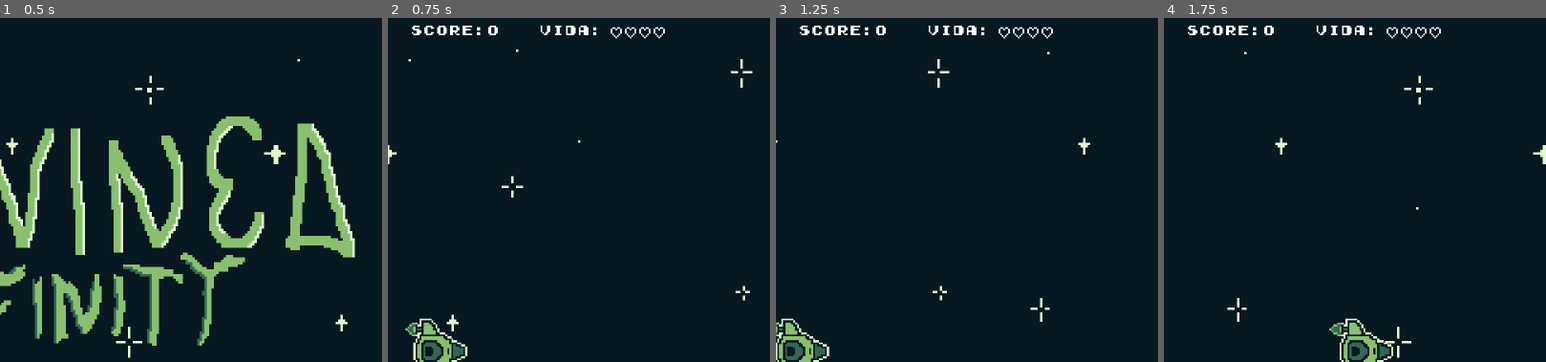
Above: before the commit, frames 1-4 (left to right).
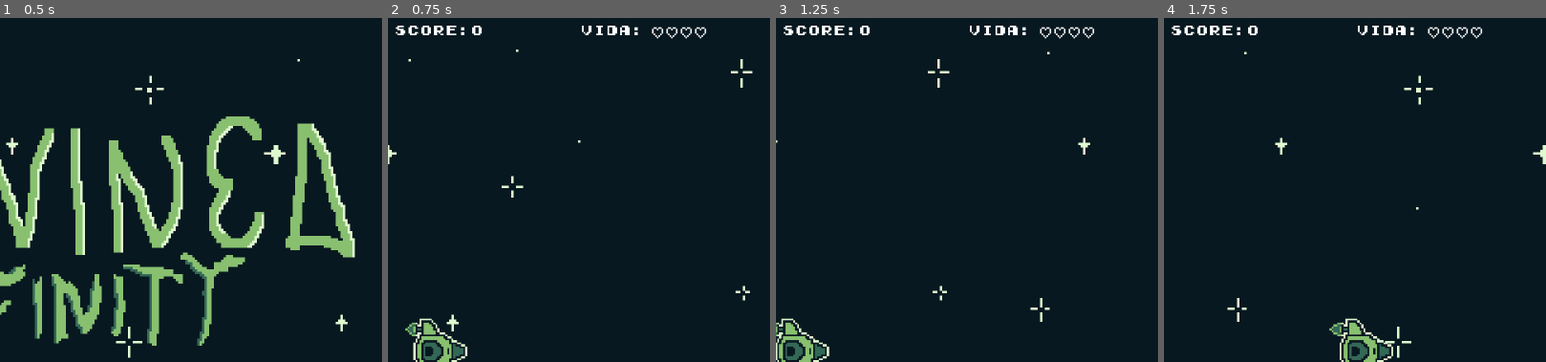
Above: after the commit, the same moments.

Repository: kawasousa/NavineaInfinity
Game: Godot game, scene res://scenes/start_menu.tscn
Same seed, same stepped clock (60 frames per second), same inputs: the game is played once before the commit and once after it.
Inputs:
- Up to frame 1 (0.5 s): no input
- Up to frame 2 (0.75 s): click "Novo Jogo" at 0.5 s
- Up to frame 3 (1.25 s): no input
- Up to frame 4 (1.75 s): hold Right (ui_right) from 1.28 s (still down); tap K (shoot) at 1.35 s
The pictures show only the part of the screen within x 30-80%, y 2-52%; the shares and areas given below are measured in that part.

Frame 1 is identical in both runs. In frame 2, 1.3% of the frame differs, in the area x 2-84%, y 2-7%; in frame 3, 1.3%; in frame 4, 1.3%.

Commit message:
high score added

Diff:
--- a/Navinea Infinity/project.godot
+++ b/Navinea Infinity/project.godot
@@ -23,6 +23,7 @@
 
 window/size/viewport_width=960
 window/size/viewport_height=864
+window/size/mode=2
 window/stretch/mode="viewport"
 
 [input]
--- a/Navinea Infinity/scenes/game_over_menu.tscn
+++ b/Navinea Infinity/scenes/game_over_menu.tscn
@@ -1,106 +1,133 @@
-[gd_scene load_steps=10 format=3 uid="uid://dv4ua640tlm6o"]
+[gd_scene load_steps=12 format=3 uid="uid://dv4ua640tlm6o"]
 
-[ext_resource type="Shader" path="res://shader/start_menu_bg.gdshader" id="1_fbuwd"]
-[ext_resource type="Texture2D" uid="uid://cp8ov6sftk706" path="res://assets/background.png" id="1_jp1qi"]
 [ext_resource type="Script" path="res://scripts/game_over_menu.gd" id="1_rbyxm"]
 [ext_resource type="Texture2D" uid="uid://dtfiij6mhsi60" path="res://assets/game_over_screen.png" id="2_v5y55"]
 [ext_resource type="Theme" uid="uid://cmwgba5ocfaeu" path="res://themes/game_over.tres" id="3_cqc4q"]
+[ext_resource type="FontFile" uid="uid://bo7ehhwxixleb" path="res://fonts/Early GameBoy.ttf" id="4_054d1"]
 
-[sub_resource type="ShaderMaterial" id="ShaderMaterial_13ggf"]
-shader = ExtResource("1_fbuwd")
-shader_parameter/vel = -0.25
-
-[sub_resource type="Animation" id="Animation_73t8q"]
+[sub_resource type="Animation" id="Animation_pst2x"]
 length = 0.001
 tracks/0/type = "value"
 tracks/0/imported = false
 tracks/0/enabled = true
-tracks/0/path = NodePath("../game_over_rect:position")
+tracks/0/path = NodePath(".:position")
 tracks/0/interp = 1
 tracks/0/loop_wrap = true
 tracks/0/keys = {
 "times": PackedFloat32Array(0),
 "transitions": PackedFloat32Array(1),
 "update": 0,
-"values": [Vector2(0, -50)]
+"values": [Vector2(0, -6.134)]
 }
 
-[sub_resource type="Animation" id="Animation_g0a6x"]
+[sub_resource type="Animation" id="Animation_e84m7"]
 resource_name = "floating"
+length = 1.5
 loop_mode = 2
 tracks/0/type = "value"
 tracks/0/imported = false
 tracks/0/enabled = true
-tracks/0/path = NodePath("../game_over_rect:position")
+tracks/0/path = NodePath(".:position")
 tracks/0/interp = 1
 tracks/0/loop_wrap = true
 tracks/0/keys = {
-"times": PackedFloat32Array(0, 1),
+"times": PackedFloat32Array(0, 1.5),
 "transitions": PackedFloat32Array(1, 1),
 "update": 0,
-"values": [Vector2(0, -15), Vector2(0, 0)]
+"values": [Vector2(0, -18.634), Vector2(0, 6.366)]
 }
 
-[sub_resource type="AnimationLibrary" id="AnimationLibrary_gtbv5"]
+[sub_resource type="AnimationLibrary" id="AnimationLibrary_0i2ik"]
 _data = {
-"RESET": SubResource("Animation_73t8q"),
-"floating": SubResource("Animation_g0a6x")
+"RESET": SubResource("Animation_pst2x"),
+"floating": SubResource("Animation_e84m7")
 }
+
+[sub_resource type="StyleBoxTexture" id="StyleBoxTexture_22gnj"]
+
+[sub_resource type="StyleBoxTexture" id="StyleBoxTexture_7jd1x"]
+
+[sub_resource type="StyleBoxTexture" id="StyleBoxTexture_jm3wy"]
+
+[sub_resource type="StyleBoxTexture" id="StyleBoxTexture_chm5m"]
 
 [node name="game_over_menu" type="CanvasLayer"]
 process_mode = 3
 script = ExtResource("1_rbyxm")
 
-[node name="background" type="TextureRect" parent="."]
-visible = false
-texture_repeat = 2
-material = SubResource("ShaderMaterial_13ggf")
-anchors_preset = 15
-anchor_right = 1.0
-anchor_bottom = 1.0
-grow_horizontal = 2
-grow_vertical = 2
-texture = ExtResource("1_jp1qi")
-
 [node name="game_over_rect" type="TextureRect" parent="."]
 anchors_preset = 15
 anchor_right = 1.0
 anchor_bottom = 1.0
-offset_top = -6.13385
-offset_bottom = -6.13385
+offset_top = -6.134
+offset_bottom = -13.134
 grow_horizontal = 2
 grow_vertical = 2
 texture = ExtResource("2_v5y55")
 
 [node name="floating_animation" type="AnimationPlayer" parent="game_over_rect"]
-reset_on_save = false
-root_node = NodePath("../../background")
 libraries = {
-"": SubResource("AnimationLibrary_gtbv5")
+"": SubResource("AnimationLibrary_0i2ik")
 }
 
-[node name="CenterContainer" type="CenterContainer" parent="."]
-anchors_preset = 15
-anchor_right = 1.0
-anchor_bottom = 1.0
-offset_top = 302.0
-grow_horizontal = 2
-grow_vertical = 2
-
-[node name="VBoxContainer" type="VBoxContainer" parent="CenterContainer"]
-layout_mode = 2
+[node name="VBoxContainer" type="VBoxContainer" parent="."]
+offset_left = 363.0
+offset_top = 519.0
+offset_right = 596.0
+offset_bottom = 577.0
 theme_override_constants/separation = 20
 
-[node name="restart" type="Button" parent="CenterContainer/VBoxContainer"]
+[node name="restart" type="Button" parent="VBoxContainer"]
 layout_mode = 2
 theme = ExtResource("3_cqc4q")
 text = "tentar novamente"
 
-[node name="quit_to_menu" type="Button" parent="CenterContainer/VBoxContainer"]
+[node name="quit_to_menu" type="Button" parent="VBoxContainer"]
 layout_mode = 2
 theme = ExtResource("3_cqc4q")
 text = "menu inicial"
 
-[connection signal="pressed" from="CenterContainer/VBoxContainer/restart" to="." method="_on_resume_pressed"]
-[connection signal="pressed" from="CenterContainer/VBoxContainer/restart" to="." method="_on_restart_pressed"]
-[connection signal="pressed" from="CenterContainer/VBoxContainer/quit_to_menu" to="." method="_on_quit_to_menu_pressed"]
+[node name="high_score" type="Label" parent="."]
+offset_left = 392.0
+offset_top = 717.0
+offset_right = 544.0
+offset_bottom = 737.0
+theme_override_colors/font_color = Color(0.878431, 0.972549, 0.815686, 1)
+theme_override_fonts/font = ExtResource("4_054d1")
+text = "recorde: 0"
+
+[node name="new_high_score" type="Node2D" parent="."]
+
+[node name="high_score_user" type="TextEdit" parent="new_high_score"]
+offset_left = 357.0
+offset_top = 753.0
+offset_right = 591.0
+offset_bottom = 788.0
+theme_override_fonts/font = ExtResource("4_054d1")
+placeholder_text = "seu nome"
+selecting_enabled = false
+drag_and_drop_selection_enabled = false
+middle_mouse_paste_enabled = false
+draw_control_chars = true
+
+[node name="set_new_high_score_player" type="Button" parent="new_high_score"]
+offset_left = 368.0
+offset_top = 800.0
+offset_right = 560.0
+offset_bottom = 835.0
+theme_override_colors/font_color = Color(0.878431, 0.972549, 0.815686, 1)
+theme_override_colors/font_pressed_color = Color(0.878431, 0.972549, 0.815686, 1)
+theme_override_colors/font_hover_color = Color(0.533333, 0.752941, 0.439216, 1)
+theme_override_colors/font_focus_color = Color(0.533333, 0.752941, 0.439216, 1)
+theme_override_fonts/font = ExtResource("4_054d1")
+theme_override_styles/normal = SubResource("StyleBoxTexture_22gnj")
+theme_override_styles/hover = SubResource("StyleBoxTexture_7jd1x")
+theme_override_styles/pressed = SubResource("StyleBoxTexture_jm3wy")
+theme_override_styles/focus = SubResource("StyleBoxTexture_chm5m")
+text = "novo recorde"
+
+[connection signal="pressed" from="VBoxContainer/restart" to="." method="_on_restart_pressed"]
+[connection signal="pressed" from="VBoxContainer/restart" to="." method="_on_resume_pressed"]
+[connection signal="pressed" from="VBoxContainer/quit_to_menu" to="." method="_on_quit_to_menu_pressed"]
+[connection signal="pressed" from="new_high_score/set_new_high_score_player" to="." method="_on_button_pressed"]
+[connection signal="pressed" from="new_high_score/set_new_high_score_player" to="." method="_on_set_new_high_score_player_pressed"]
--- /dev/null
+++ b/Navinea Infinity/scenes/hud.tscn
@@ -0,0 +1,25 @@
+[gd_scene load_steps=3 format=3 uid="uid://c2us8qxbbrurn"]
+
+[ext_resource type="FontFile" uid="uid://bo7ehhwxixleb" path="res://fonts/Early GameBoy.ttf" id="1_27rfc"]
+[ext_resource type="Script" path="res://scripts/hud.gd" id="1_e05ph"]
+
+[node name="hud" type="CanvasLayer"]
+script = ExtResource("1_e05ph")
+
+[node name="score" type="Label" parent="."]
+offset_left = 299.0
+offset_top = 20.0
+offset_right = 483.0
+offset_bottom = 40.0
+size_flags_horizontal = 4
+size_flags_vertical = 0
+theme_override_fonts/font = ExtResource("1_27rfc")
+text = "score: 99999"
+
+[node name="hit_points" type="Label" parent="."]
+offset_left = 533.0
+offset_top = 20.0
+offset_right = 661.0
+offset_bottom = 40.0
+theme_override_fonts/font = ExtResource("1_27rfc")
+text = "hp: <<<<"
--- a/Navinea Infinity/scenes/level.tscn
+++ b/Navinea Infinity/scenes/level.tscn
@@ -4,7 +4,7 @@
 [ext_resource type="Texture2D" uid="uid://cp8ov6sftk706" path="res://assets/background.png" id="1_ssecl"]
 [ext_resource type="PackedScene" uid="uid://bdmeuno5tx0gb" path="res://scenes/ship.tscn" id="2_eng7i"]
 [ext_resource type="Shader" path="res://shader/level.gdshader" id="2_i8qum"]
-[ext_resource type="FontFile" uid="uid://bo7ehhwxixleb" path="res://fonts/Early GameBoy.ttf" id="6_02kwh"]
+[ext_resource type="PackedScene" uid="uid://c2us8qxbbrurn" path="res://scenes/hud.tscn" id="5_3248w"]
 [ext_resource type="PackedScene" uid="uid://dv4ua640tlm6o" path="res://scenes/game_over_menu.tscn" id="7_xl6ra"]
 
 [sub_resource type="ShaderMaterial" id="ShaderMaterial_dmqfg"]
@@ -41,36 +41,14 @@
 [node name="increase_ast_speed_timer" type="Timer" parent="."]
 autostart = true
 
-[node name="hud" type="CanvasLayer" parent="."]
+[node name="Canvas" type="Node2D" parent="."]
 
-[node name="CenterContainer" type="CenterContainer" parent="hud"]
-anchors_preset = 10
-anchor_right = 1.0
-offset_top = 20.0
-offset_bottom = 40.0
-grow_horizontal = 2
+[node name="hud" parent="Canvas" instance=ExtResource("5_3248w")]
 
-[node name="HBoxContainer" type="HBoxContainer" parent="hud/CenterContainer"]
-custom_minimum_size = Vector2(500, 0)
-layout_mode = 2
-theme_override_constants/separation = 50
-alignment = 1
+[node name="game_over_menu" parent="Canvas" instance=ExtResource("7_xl6ra")]
+visible = false
 
-[node name="score" type="Label" parent="hud/CenterContainer/HBoxContainer"]
-unique_name_in_owner = true
-layout_mode = 2
-size_flags_horizontal = 4
-size_flags_vertical = 0
-theme_override_fonts/font = ExtResource("6_02kwh")
-text = "score: 0"
-
-[node name="hit_points" type="Label" parent="hud/CenterContainer/HBoxContainer"]
-layout_mode = 2
-theme_override_fonts/font = ExtResource("6_02kwh")
-text = "hp = 4"
-
-[node name="game_over_menu" parent="." instance=ExtResource("7_xl6ra")]
-visible = false
+[node name="explosion_group" type="Node2D" parent="."]
 
 [connection signal="timeout" from="asteroid_spawn_timer" to="." method="_on_asteroid_spawn_timer_timeout"]
 [connection signal="timeout" from="increase_ast_speed_timer" to="." method="_on_increase_ast_speed_timer_timeout"]
--- a/Navinea Infinity/scripts/Global.gd
+++ b/Navinea Infinity/scripts/Global.gd
@@ -1,6 +1,45 @@
 extends Node
 
 var level_node: Level
-var ship_node = null
+var player_node = null
 var explosion_node = null
 var game_over: bool = false
+var high_score: int = 0
+var high_score_player: String = ""
+var new_high_score: bool = false
+var player_score: int = 0
+var max_player_hp: int = 4
+var player_hp: int = max_player_hp
+
+func _process(_delta):
+	update_high_score()
+	update_player_hp()
+	set_new_high_score()
+
+func add_points(points: int) -> void:
+	player_score += points
+
+func update_high_score() -> void:
+	high_score = max(high_score, player_score)
+
+func add_player_hp() -> void:
+	player_hp += 1
+
+func subtract_player_hp() -> void:
+	player_hp -= 1
+	player_node.play_damage_animation()
+
+func update_player_hp() -> void:
+	player_hp = max(player_hp, 0)
+	if player_hp == 0:
+		game_over = true
+
+func restart_game_values() -> void:
+	game_over = false
+	player_hp = max_player_hp
+	player_score = 0
+	new_high_score = false
+
+func set_new_high_score() -> void:
+	if player_score >= high_score:
+		new_high_score = true
--- a/Navinea Infinity/scripts/asteroid.gd
+++ b/Navinea Infinity/scripts/asteroid.gd
@@ -5,7 +5,7 @@
 var chosen_asteroid_index: int
 var speed: int = 0
 var points_by_asteroid: int = 0
-
+const EXPLOSION = preload("res://scenes/explosion.tscn")
 
 func _ready():
 	choose_random_asteroid()
@@ -17,7 +17,7 @@
 ## Verifica se a nave bateu no asteroid
 func _on_body_entered(body):
 	if body.is_in_group("Player"):
-		Global.level_node.subtract_ship_life()
+		Global.subtract_player_hp()
 		queue_free()
 
 ## Verifica se o tiro bateu no asteroid
@@ -25,9 +25,11 @@
 	if area.is_in_group("PlayerProjectiles"):
 		area.queue_free()
 		queue_free()
-		Global.level_node.add_points(points_by_asteroid)
-		## Dá play na animação da explosão quando o asteroide for destruido
-		#Global.level_node.show_explosion_animation(global_position)
+		var explosion = EXPLOSION.instantiate()
+		get_parent().get_parent().get_node("explosion_group").add_child(explosion)
+		explosion.global_position = global_position
+		Global.explosion_node.show_explosion_animation(global_position)
+		Global.add_points(points_by_asteroid)
 
 ## Apaga o asteroid se ele sai da tela
 func _on_visible_on_screen_notifier_2d_screen_exited():
--- a/Navinea Infinity/scripts/explosion.gd
+++ b/Navinea Infinity/scripts/explosion.gd
@@ -12,3 +12,7 @@
 func play_animation():
 	show()
 	play("explosion")
+
+func show_explosion_animation(asteroid_global_position) -> void:
+	Global.explosion_node.global_position = asteroid_global_position
+	Global.explosion_node.play_animation()
--- a/Navinea Infinity/scripts/game_over_menu.gd
+++ b/Navinea Infinity/scripts/game_over_menu.gd
@@ -1,22 +1,57 @@
 extends CanvasLayer
 
-@onready var animation_player = $game_over_rect/floating_animation
-@onready var restart = $CenterContainer/VBoxContainer/restart
-@onready var ship = $"../ship"
+@onready var floating_animation = $game_over_rect/floating_animation
+@onready var restart = $VBoxContainer/restart
+@onready var high_score = $high_score
+@onready var high_score_user: TextEdit = $new_high_score/high_score_user
+var game_over_checker: bool = false
 
+
+func _ready():
+	high_score_user.editable = false
+	high_score_user.placeholder_text = Global.high_score_player
+
+func _process(_delta):
+	show_game_over_screen()
+	update_high_score_label()
+	set_new_high_score()
 
 func _on_restart_pressed():
 	Engine.time_scale = 1
 	get_tree().reload_current_scene()
 	visible = false
+	Global.restart_game_values()
+
+func show_game_over_screen() -> void:
+	if Global.game_over:
+		Engine.time_scale = 0.3
+		visible = true
+		if Global.new_high_score == false:
+			grab_button_focus()
+		floating_animation.play("floating")
+		Global.player_node.animated_sprite_2d.play("idle")
+		Global.player_node.rotate(0.001)
+		Global.player_node.global_position.x -= 0.5
 
 func _on_quit_to_menu_pressed():
 	Engine.time_scale = 1
 	get_tree().change_scene_to_file("res://scenes/start_menu.tscn")
 
-func show_game_over_screen() -> void:
-	Engine.time_scale = 0.3
-	restart.grab_focus()
-	visible = true
-	animation_player.play("floating")
-	Global.game_over = true
+func grab_button_focus() -> void:
+	if game_over_checker == false:
+		restart.grab_focus()
+		game_over_checker = true
+
+func update_high_score_label() -> void:
+	high_score.text = "recorde: " + str(Global.high_score)
+
+func set_new_high_score() -> void:
+	if Global.new_high_score == true:
+		high_score_user.editable = true
+		high_score_user.placeholder_text = "seu nome"
+
+func _on_set_new_high_score_player_pressed():
+	Global.high_score_player = high_score_user.text
+	Global.new_high_score = false
+	high_score_user.editable = false
+	print(Global.high_score_player)
--- /dev/null
+++ b/Navinea Infinity/scripts/hud.gd
@@ -0,0 +1,18 @@
+extends CanvasLayer
+
+@onready var hit_points_label: Label = $hit_points
+@onready var score_label: Label = $score
+var score_draw: int = 0
+
+
+func _process(_delta):
+	update_hp_label()
+	update_score_label()
+
+func update_hp_label() -> void:
+	hit_points_label.text = "vida: " + "<".repeat(Global.player_hp)
+
+func update_score_label() -> void:
+	var increase_speed = max((Global.player_score - score_draw) / 20, 5)
+	score_draw = move_toward(score_draw, Global.player_score, increase_speed)
+	score_label.text = "score:" + str(score_draw)
--- a/Navinea Infinity/scripts/level.gd
+++ b/Navinea Infinity/scripts/level.gd
@@ -2,36 +2,17 @@
 class_name Level
 
 @onready var background_material: ShaderMaterial = $background.material
-@onready var game_over_menu = $game_over_menu
-@onready var ship = $ship
-@onready var hit_points_label: Label = $hud/CenterContainer/HBoxContainer/hit_points
-@onready var score_label: Label = %score
-@onready var score_points: int = 0
-var high_score: int = 0
-var explosion = Global.explosion_node
-var score_draw: int = 0
+@onready var game_over_menu = $Canvas/game_over_menu
 var displacement: int = 0
 var pre_asteroid = preload("res://scenes/asteroid.tscn")
-var max_ship_life: int = 4
-var ship_life = max_ship_life
 var speed_factor : int = 1
 
 func _ready() -> void:
-	Global.game_over = false
 	Global.level_node = self
+	Global.restart_game_values()
 
 func _process(_delta) -> void:
 	move_backgroung()
-	update_score()
-	update_hit_points()
-
-## Subtrai a vida da nave
-func subtract_ship_life() -> void:
-	ship_life -= 1
-	Global.ship_node.play_damage_animation()
-	if ship_life == 0:
-		game_over_menu.show_game_over_screen()
-	# tocar a animação de dano da ship
 
 ## Controla o nascimento dos asteróides em uma posição aleatória
 func _on_asteroid_spawn_timer_timeout() -> void:
@@ -44,26 +25,6 @@
 	speed_factor += 1
 	speed_factor = min(speed_factor, 15)
 
-## Adiciona pontos ao nível
-func add_points(points: int) -> void:
-	score_points += points
-
-## Atualiza os pontos mostrados na tela
-# Define a velocidade em que os pontos aumentam
-func update_score() -> void:
-	var increase_speed = max((score_points - score_draw) / 20, 5)
-	score_draw = move_toward(score_draw, score_points, increase_speed)
-	score_label.text = "score:" + str(score_draw)
-
-## Atualiza a vida do player
-func update_hit_points() -> void:
-	ship_life = max(ship_life, 0)
-	hit_points_label.text = "vida: " + "<".repeat(ship_life)
-
 ## Move o fundo verticalmente de acordo com a posição do plyer
 func move_backgroung() -> void:
-	background_material.set_shader_parameter("displacement", (ship.global_position.y - 432) * 0.0005)
-
-func show_explosion_animation(asteroid_global_position) -> void:
-	Global.explosion_node.global_position = asteroid_global_position
-	Global.explosion_node.play_animation()
+	background_material.set_shader_parameter("displacement", (Global.player_node.global_position.y - 432) * 0.0005)
--- a/Navinea Infinity/scripts/ship.gd
+++ b/Navinea Infinity/scripts/ship.gd
@@ -2,14 +2,14 @@
 
 @onready var sprite = $AnimatedSprite2D
 @onready var animation_player = $AnimationPlayer
-@onready var game_over_menu = $"../game_over_menu"
+@onready var animated_sprite_2d = $AnimatedSprite2D
 var max_shoot = 4
 const SPEED = 30000
 const RECOIL = -4000
 const PRE_SHOOT = preload("res://scenes/shoot.tscn")
 
 func _ready():
-	Global.ship_node = self
+	Global.player_node = self
 
 func _physics_process(delta):
 	## Mantem a nave dentro dos limites da tela
@@ -32,10 +32,10 @@
 func shoot():
 	if Input.is_action_just_pressed("shoot"):
 		if get_tree().get_nodes_in_group("PlayerProjectiles").size() < max_shoot:
-			var shoot = PRE_SHOOT.instantiate()
-			get_parent().get_node("shoot_group").add_child(shoot)
-			shoot.global_position = Vector2(global_position.x + 56, global_position.y)
-			shoot.add_to_group("PlayerProjectiles")
+			var shoot_instance = PRE_SHOOT.instantiate()
+			get_parent().get_node("shoot_group").add_child(shoot_instance)
+			shoot_instance.global_position = Vector2(global_position.x + 56, global_position.y)
+			shoot_instance.add_to_group("PlayerProjectiles")
 
 func play_damage_animation() -> void:
 	animation_player.play("damage_animation")
--- a/Navinea Infinity/scripts/start_menu.gd
+++ b/Navinea Infinity/scripts/start_menu.gd
@@ -1,10 +1,10 @@
 extends Control
 
 @onready var start_button: Button = $MarginContainer/VBoxContainer/start
-@onready var quit_button: Button = $MarginContainer/VBoxContainer/quit
 
 func _ready() -> void:
 	start_button.grab_focus()
+	Global.game_over = false
 
 func _on_start_pressed() -> void:
 	get_tree().change_scene_to_file("res://scenes/level.tscn")
